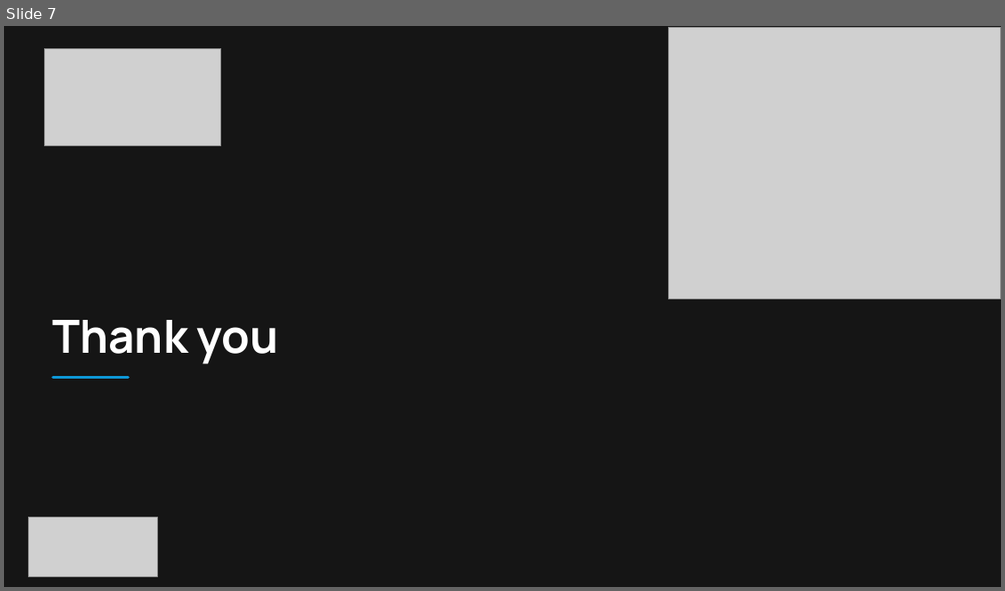
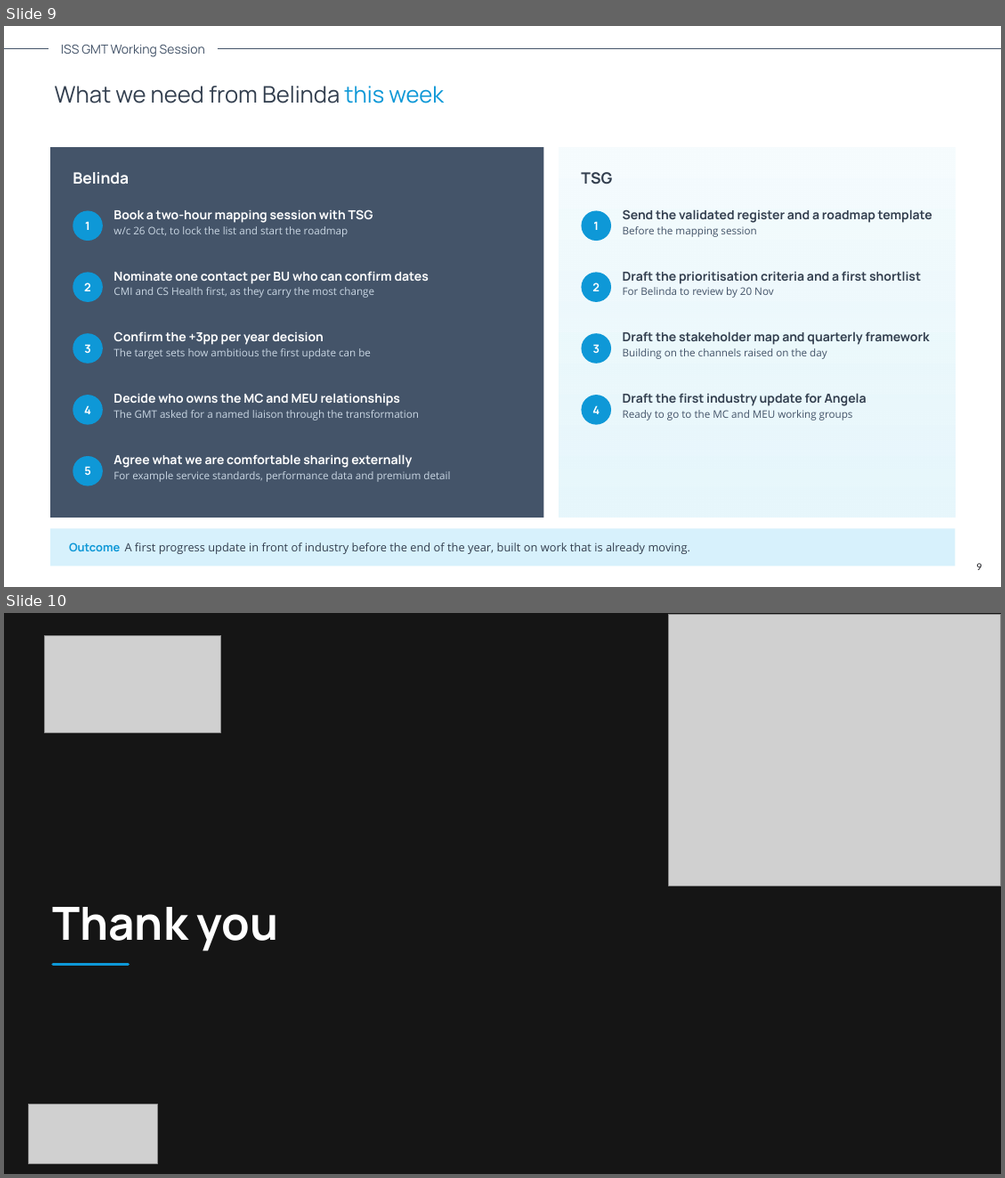
Before and after one commit to alyciawolf02/claude, a slide deck: outputs/ISS_GMT_Workshop_Outputs.pptx. Shown one above the other, each under a label of ours: slide 7 before the commit, slides 9 and 10 after it. The pictures are 1005x591 and 1005x1178 pixels, drawn with LibreOffice and Linux fonts; fonts in the diff are those of the drawing; grey boxes stand for pictures; background and template pictures are left out; a plain dark background stands for a picture behind light text. Boxes give left, top, right and bottom in pixels: in the first picture for what was removed or moved away, otherwise in the second. Text is boxed around its words. In the diff, an @@ line names an element or a change of style, - is before the commit and + after.

```diff
--- a/outputs/ISS_GMT_Workshop_Outputs.pptx
+++ b/outputs/ISS_GMT_Workshop_Outputs.pptx
@@ slide 9 added at bbox=[4, 26, 1001, 587], background #FFFFFF @@
@@ line added from (4, 48) to (48, 48), #445469 0.25 pt @@
@@ text added at bbox=[61, 44, 205, 57], 12 pt, text #445469 @@
+ISS GMT Working Session
@@ line added from (217, 48) to (1001, 48), #445469 0.25 pt @@
@@ text added at bbox=[55, 86, 444, 103], 22 pt, text none @@
+What we need from Belinda this week
@@ rectangle added at bbox=[50, 147, 544, 517], fill #445469 @@
@@ rectangle added at bbox=[558, 147, 955, 517], fill gradient #F6FCFE to #DDF4FB @@
@@ text added at bbox=[73, 172, 129, 184], 15 pt, text #FFFFFF, bold @@
+Belinda
@@ text added at bbox=[581, 172, 612, 184], 15 pt, text #333F4F, bold @@
+TSG
@@ ellipse added at bbox=[73, 211, 103, 240], fill #0E98D7, 11 pt, text #FFFFFF, bold @@
+1
@@ text added at bbox=[113, 209, 373, 237], 10 pt, text #C9D6E3 @@
+Book a two-hour mapping session with TSG
+w/c 26 Oct, to lock the list and start the roadmap
@@ ellipse added at bbox=[582, 211, 611, 240], fill #0E98D7, 11 pt, text #FFFFFF, bold @@
+1
@@ text added at bbox=[623, 209, 932, 237], 12 pt, text #333F4F, bold @@
+Send the validated register and a roadmap template
+Before the mapping session
@@ ellipse added at bbox=[73, 272, 103, 302], fill #0E98D7, 11 pt, text #FFFFFF, bold @@
+2
@@ text added at bbox=[113, 271, 429, 297], 10 pt, text #C9D6E3 @@
+Nominate one contact per BU who can confirm dates
+CMI and CS Health first, as they carry the most change
@@ ellipse added at bbox=[582, 272, 611, 302], fill #0E98D7, 11 pt, text #FFFFFF, bold @@
+2
@@ text added at bbox=[623, 271, 921, 297], 12 pt, text #333F4F, bold @@
+Draft the prioritisation criteria and a first shortlist
+For Belinda to review by 20 Nov
@@ ellipse added at bbox=[73, 333, 103, 363], fill #0E98D7, 11 pt, text #FFFFFF, bold @@
+3
@@ text added at bbox=[113, 331, 371, 359], 10 pt, text #C9D6E3 @@
+Confirm the +3pp per year decision
+The target sets how ambitious the first update can be
@@ ellipse added at bbox=[582, 333, 611, 363], fill #0E98D7, 11 pt, text #FFFFFF, bold @@
+3
@@ text added at bbox=[623, 331, 930, 359], 12 pt, text #333F4F, bold @@
+Draft the stakeholder map and quarterly framework
+Building on the channels raised on the day
@@ ellipse added at bbox=[73, 394, 103, 425], fill #0E98D7, 11 pt, text #FFFFFF, bold @@
+4
@@ text added at bbox=[113, 393, 419, 420], 10 pt, text #C9D6E3 @@
+Decide who owns the MC and MEU relationships
+The GMT asked for a named liaison through the transformation
@@ ellipse added at bbox=[582, 394, 611, 425], fill #0E98D7, 11 pt, text #FFFFFF, bold @@
+4
@@ text added at bbox=[623, 393, 866, 420], 12 pt, text #333F4F, bold @@
+Draft the first industry update for Angela
+Ready to go to the MC and MEU working groups
@@ ellipse added at bbox=[73, 456, 103, 486], fill #0E98D7, 11 pt, text #FFFFFF, bold @@
+5
@@ text added at bbox=[113, 454, 450, 482], 10 pt, text #C9D6E3 @@
+Agree what we are comfortable sharing externally
+For example service standards, performance data and premium detail
@@ rectangle added at bbox=[50, 529, 955, 566], fill #D7F1FC, 11 pt, text #333F4F @@
+Outcome A first progress update in front of industry before the end of the year, built on work that is already moving.
@@ page number added at bbox=[977, 563, 982, 570], 9 pt, text #14151A @@
+9
@@ what was slide 7 is now slide 10 @@
```
Also in this commit, not shown: 4 slides changed, 2 other slides added.
